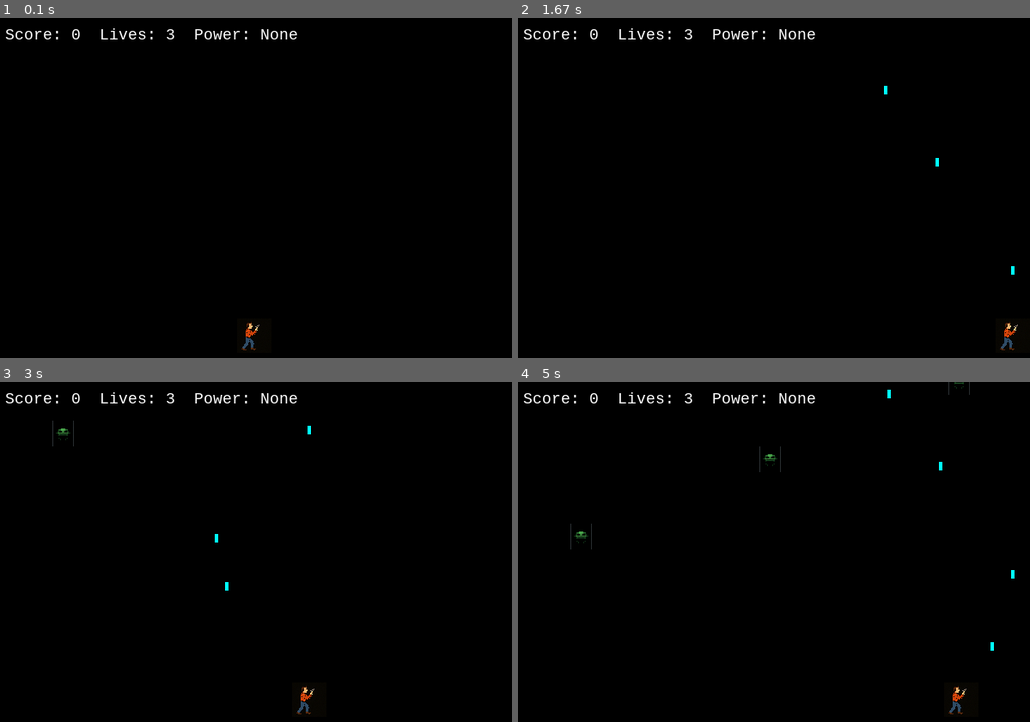
Above: before the commit, frames 1-4 (two rows, left to right).
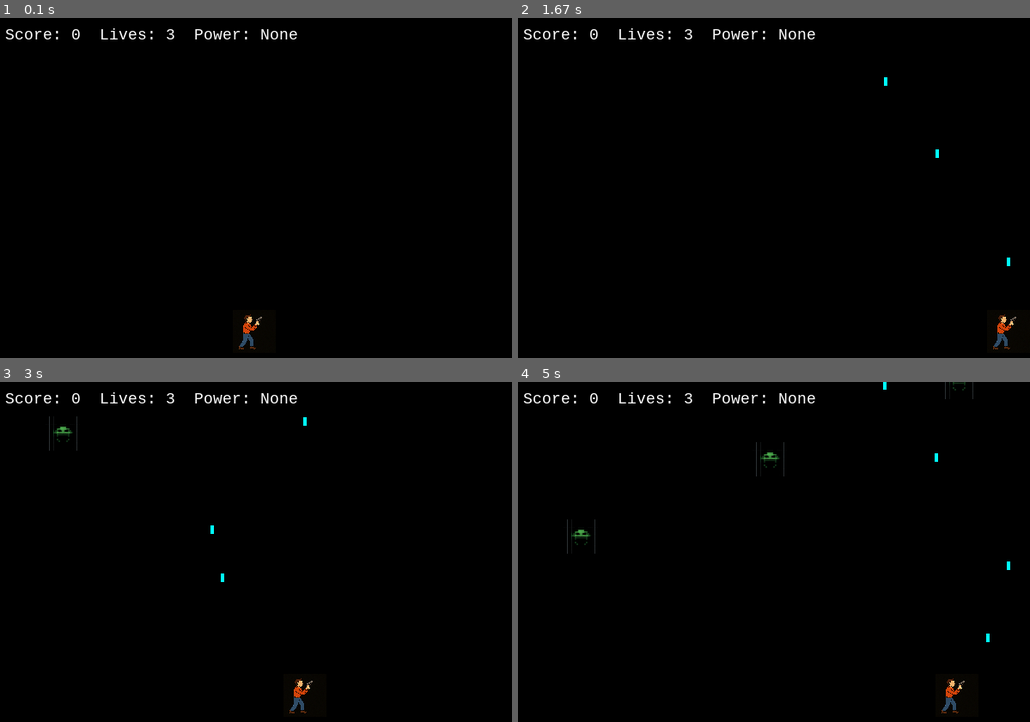
Above: after the commit, the same moments.

Repository: jcialdella/PythonSource
Game: pygame game, started from aliens3.py
Same seed, same stepped clock (60 frames per second), same inputs: the game is played once before the commit and once after it.
Inputs:
- Up to frame 1 (0.1 s): no input
- Up to frame 2 (1.67 s): tap Space at 0.33, 0.73, 1.03, 1.23, 1.53 s; hold Right 0.67-1.13 s; hold Right 1.17-1.63 s
- Up to frame 3 (3 s): hold Left 1.67-2.2 s; tap Space at 1.73, 2.03, 2.3, 2.6, 2.73 s; hold Left 2.23-2.63 s; hold Right from 2.67 s (still down)
- Up to frame 4 (5 s): tap Space at 3.03, 3.4, 3.7, 3.9, 4.2, 4.4, 4.7, 4.9 s; release Right at 3.3 s; hold Left 3.33-3.8 s; hold Right 3.83-4.3 s; hold Right 4.33-4.8 s; hold Left from 4.83 s (still down)

The runs differ from the first frame. In frame 1, 0.2% of the frame differs, in the area x 46-52%, y 87-98%; in frame 2, 0.3%; in frame 3, 0.4%; in frame 4, 0.7%, in the area x 9-97%, y 0-98%.

Commit message:
Modified player, alien sizes in canvas

Diff:
--- a/aliens3.py
+++ b/aliens3.py
@@ -17,8 +17,8 @@
 FONT = pygame.font.SysFont("Courier", 18)
 
 # Load assets
-PLAYER_IMG = pygame.transform.scale(pygame.image.load("player.png"), (40, 40))
-ALIEN_IMG = pygame.transform.scale(pygame.image.load("alien.png"), (30, 30))
+PLAYER_IMG = pygame.transform.scale(pygame.image.load("player.png"), (50, 50))
+ALIEN_IMG = pygame.transform.scale(pygame.image.load("alien.png"), (40, 40))
 LASER_SOUND = pygame.mixer.Sound("laser.wav")
 EXPLOSION_SOUND = pygame.mixer.Sound("explosion.wav")
 POWERUP_SOUND = pygame.mixer.Sound("powerup.wav")
